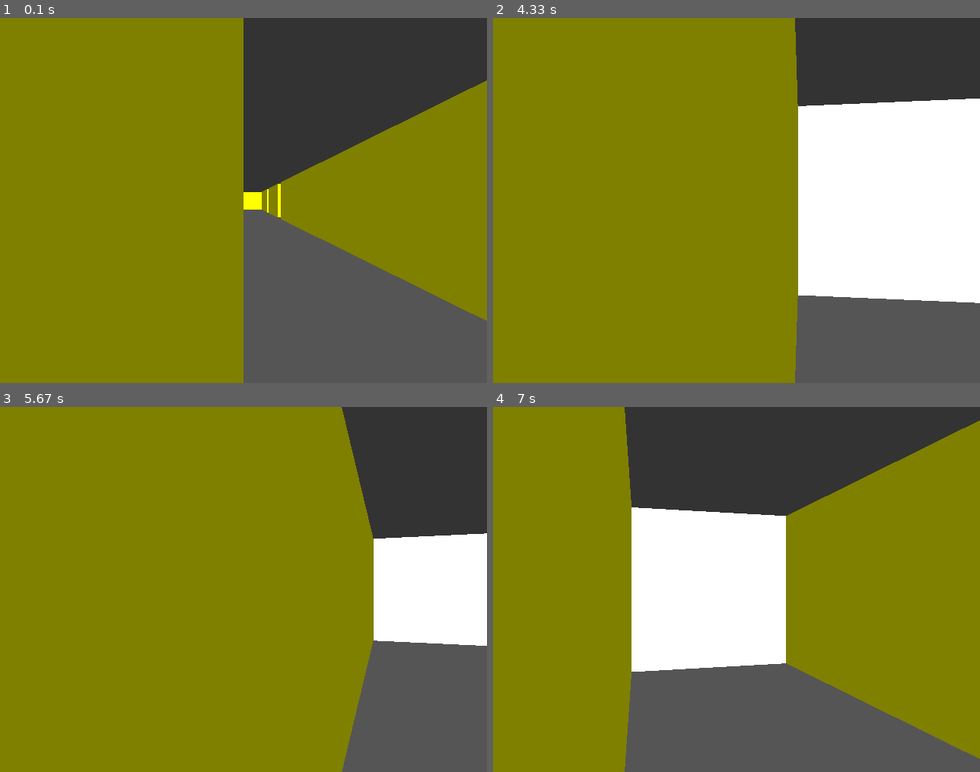
Above: before the commit, frames 1-4 (two rows, left to right).
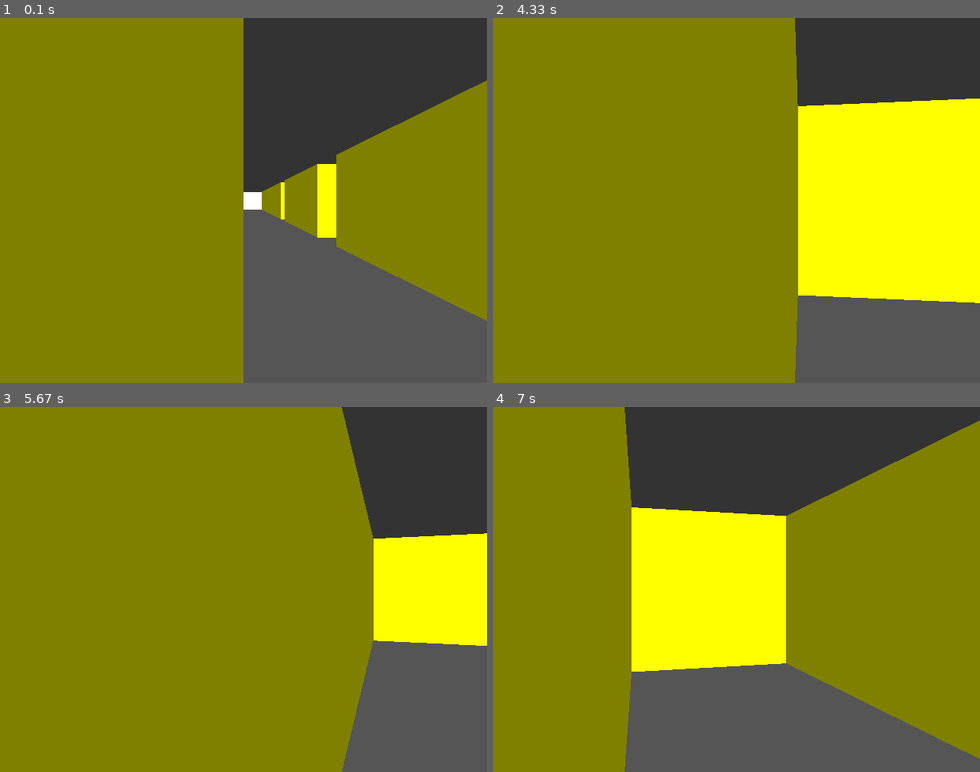
Above: after the commit, the same moments.

Repository: attentec/xp-workshop-part-2
Game: pygame game, started from client.py
Two runs of this game, one before a commit and one after it. Both use one fixed random seed, a clock stepped at 60 frames per second and the inputs below.
Inputs:
- Up to frame 1 (0.1 s): no input
- Up to frame 2 (4.33 s): hold Right 0.33-0.8 s; hold Up 0.83-1.3 s; hold Right 1.33-1.8 s; hold Left 1.83-2.37 s; hold Down 2.4-2.87 s; hold Up 2.9-3.3 s; hold Up 3.33-3.7 s; hold Right from 3.73 s (still down)
- Up to frame 3 (5.67 s): release Right at 4.37 s; hold Down 4.4-4.77 s; hold Left 4.8-5.27 s; hold Right from 5.3 s (still down)
- Up to frame 4 (7 s): release Right at 5.77 s; hold Up 5.8-6.1 s; hold Right 6.13-6.6 s; hold Left from 6.63 s (still down)

The runs differ from the first frame. In frame 1, 1.2% of the frame differs, in the area x 50-70%, y 37-63%; in frame 2, 20%, in the area x 62-100%, y 22-79%; in frame 3, 6.8%; in frame 4, 14%.

Commit message:
Fix flipped map.

Diff:
--- a/client.py
+++ b/client.py
@@ -71,7 +71,8 @@
     return self.__surface.get_at((x, y))
 
 def load_map(path):
-  return Map(pygame.image.load(path))
+  surface = pygame.image.load(path)
+  return Map(pygame.transform.flip(surface, True, False))
 
 epsilon = sys.float_info.epsilon
 
